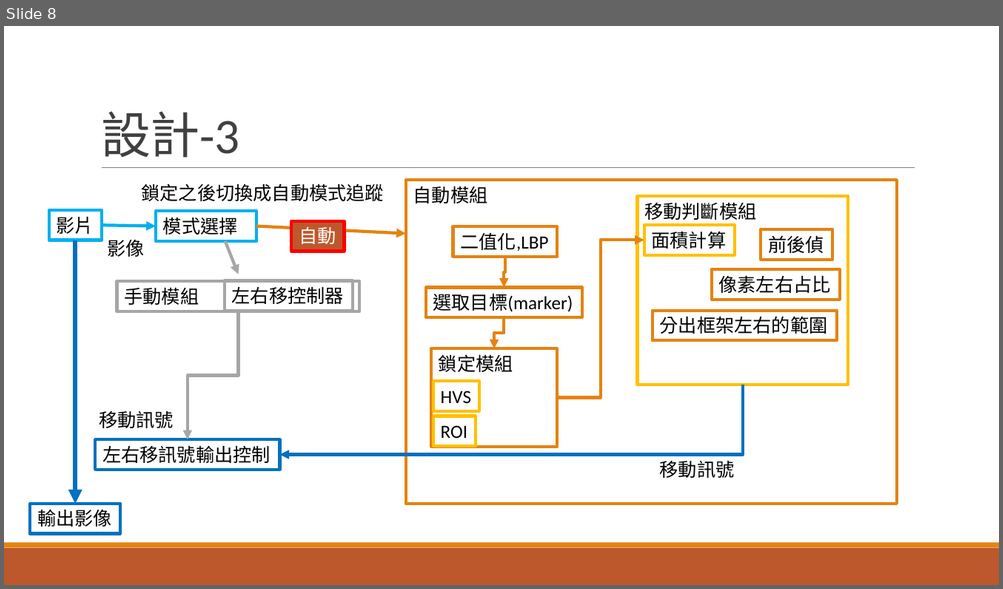
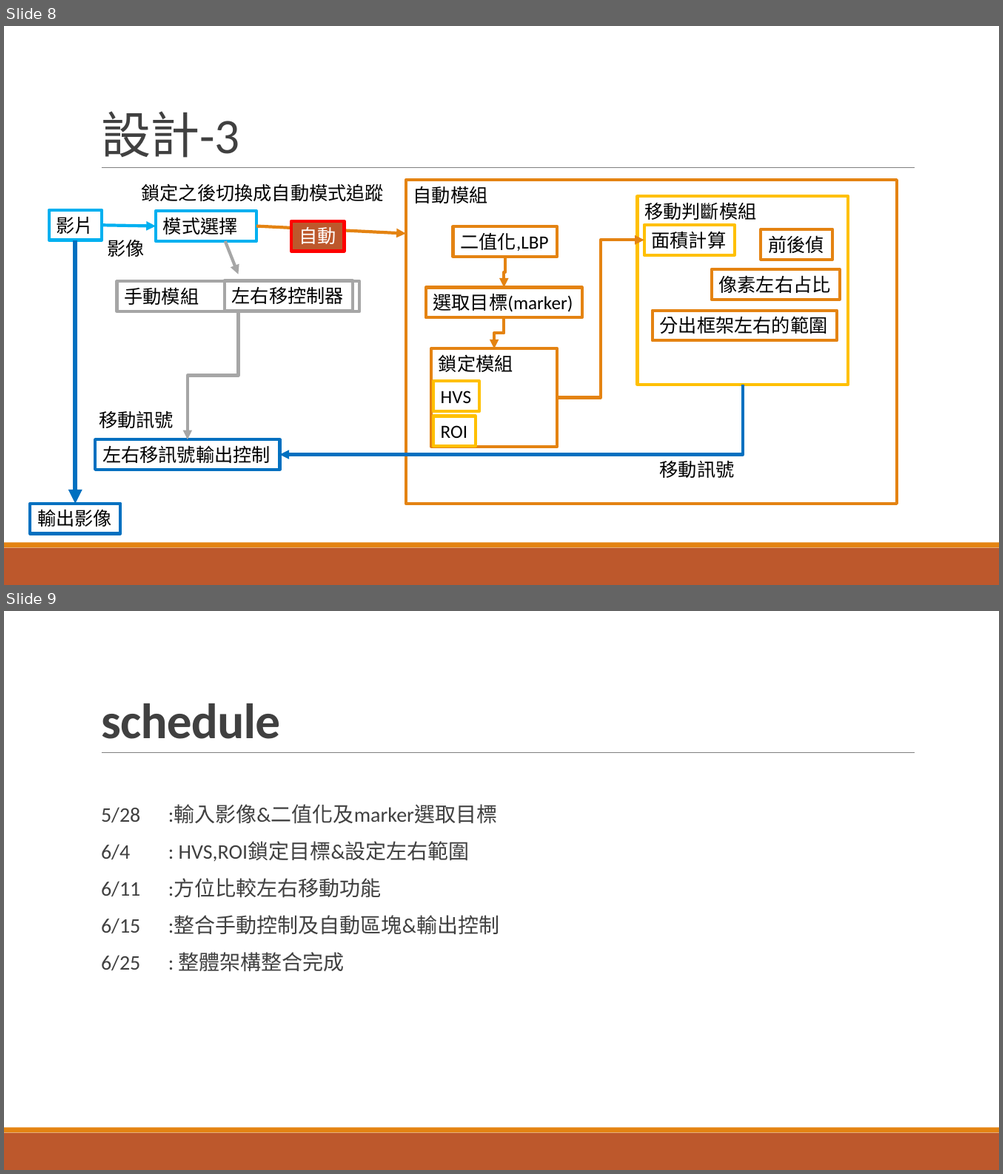
Before and after one commit to choutengfeng/1092, a slide deck: 0652074_1092影像辨識.pptx. Shown one above the other, each under a label of ours: slide 8 before the commit, slides 8 and 9 after it. The pictures are 1003x589 and 1003x1174 pixels, drawn with LibreOffice and Linux fonts; fonts in the diff are those of the drawing. Boxes give left, top, right and bottom in pixels: in the first picture for what was removed or moved away, otherwise in the second. Text is boxed around its words. In the diff, an @@ line names an element or a change of style, - is before the commit and + after.

```diff
--- a/0652074_1092影像辨識.pptx
+++ b/0652074_1092影像辨識.pptx
@@ slide 9 added at [4,611,999,1170], background #FFFFFF; not listed: 3 template elements that a slide beside it also shows @@
@@ title added at [101,703,280,739], 48 pt, text #404040, bold @@
+schedule
@@ text added at [101,805,499,972], 20 pt, text #404040 @@
+  5/28 :輸入影像&二值化及marker選取目標
+  6/4 : HVS,ROI鎖定目標&設定左右範圍
+  6/11 :方位比較左右移動功能
+  6/15 :整合手動控制及自動區塊&輸出控制
+  6/25 : 整體架構整合完成
```
Also in this commit, not shown: 1 other file.
